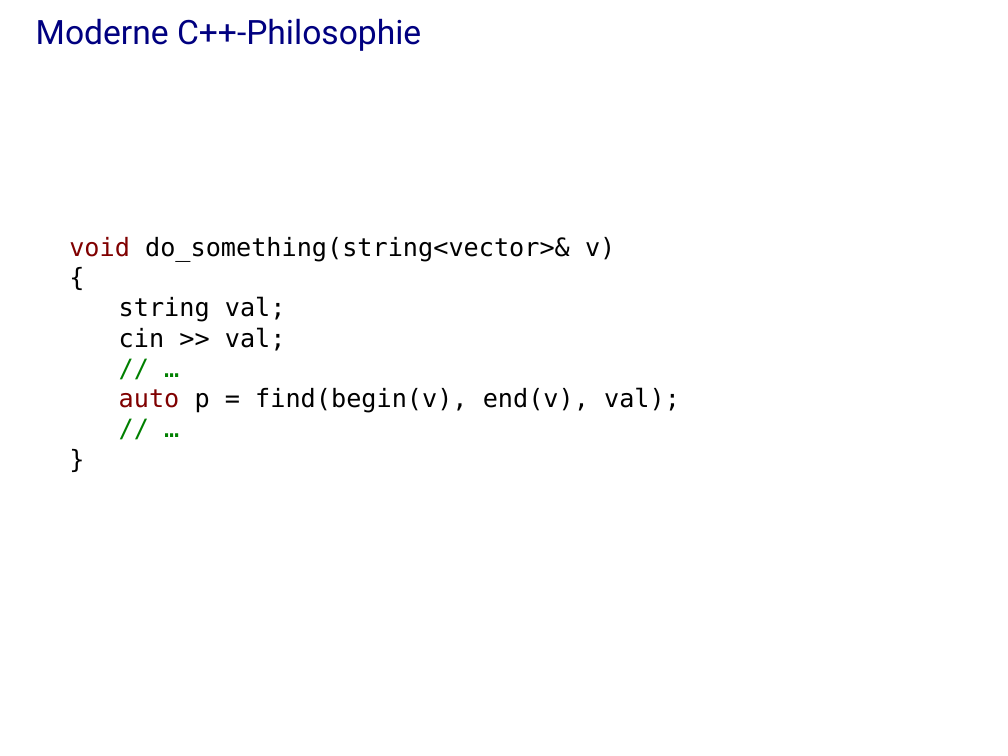
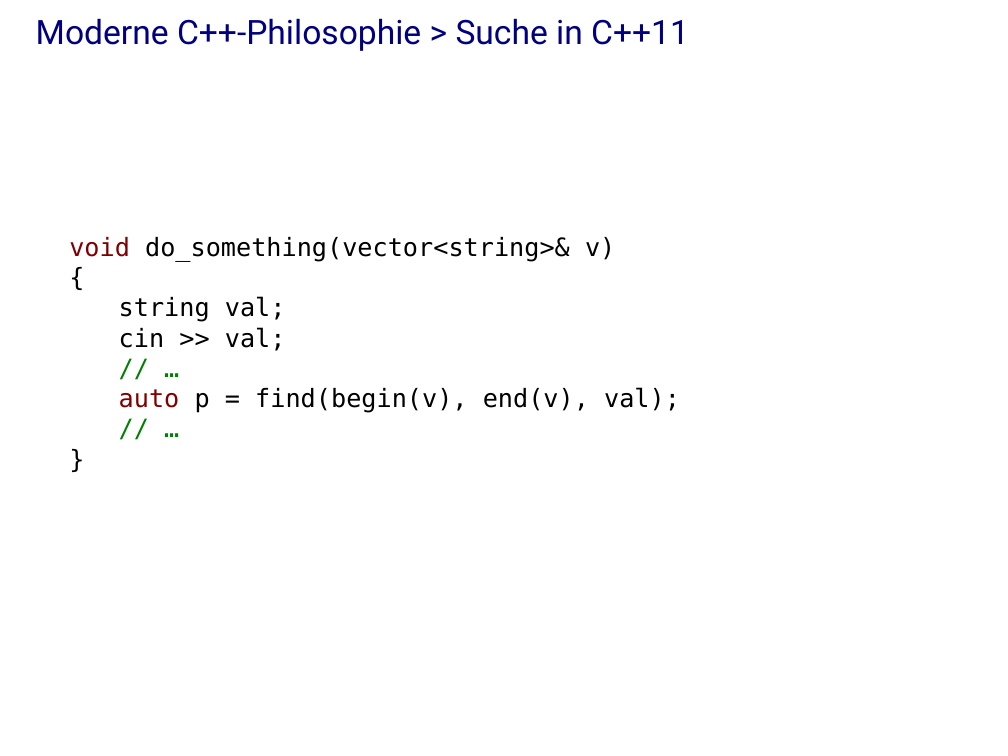
Before and after one commit to j-stephan/hs16, a slide deck: slide 6 of presentation/presentation.odp (slide 7 before the commit). Drawn at 1008x756 pixels with LibreOffice and Linux fonts; fonts in the diff are those of the drawing; background and template pictures are left out. Boxes give left, top, right and bottom in pixels: in the first picture for what was removed or moved away, otherwise in the second. Text is boxed around its words. In the diff, an @@ line names an element or a change of style, - is before the commit and + after.

```diff
--- a/presentation/presentation.odp
+++ b/presentation/presentation.odp
@@ title at (36, 18, 689, 51): text changed @@
-Moderne C++-Philosophie
+Moderne C++-Philosophie > Suche in C++11
@@ text at (69, 237, 615, 262): text changed @@
-void do_something(string<vector>& v)
+void do_something(vector<string>& v)
```
Also in this commit, not shown: 12 other slides changed, 23 slides added, 15 slides removed, 1 other file.
